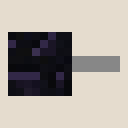
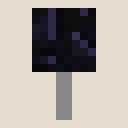
The second 128px x 128px image is a revision of the first. Changes to its layers:
painted on "Layer 2" over box(8, 8, 96, 96)
painted on "Layer 4" over box(56, 56, 120, 120)
